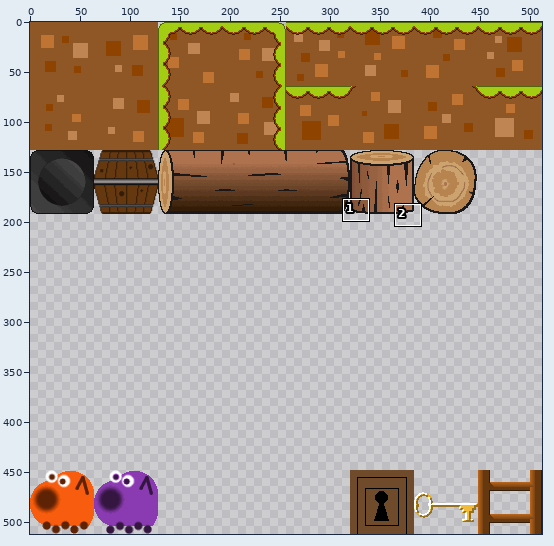
Sprite sheet: res/textures/level1.png. The picture above shows the old version from afar; the outline marks the close-up.
Close-up. The starting point:
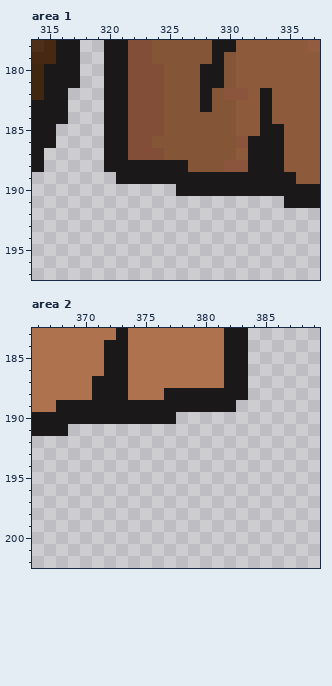
The file is 512x512 pixels. Pixels under 10% opacity are left out. Colours within 5 levels of each other are drawn and written as one. Shown: area 1: x 314..337, y 178..197; area 2: x 366..389, y 183..202. The commit also changed other parts of the picture, which this record leaves out.
New version:
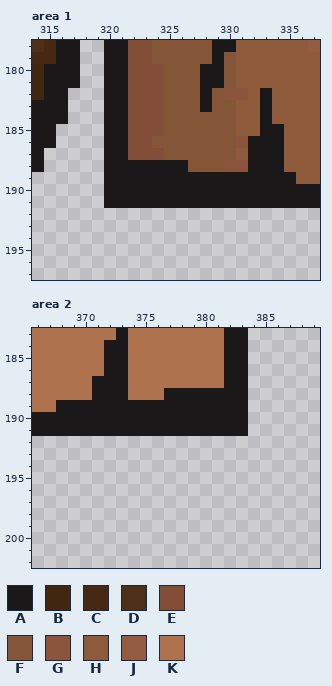
Palette (. is transparent): A #1a1818  B #412610  C #472913  D #4e2f17  E #824e38  F #855537  G #8b553d  H #8d5b3b  J #935c41  K #ae724e
What changed:
Changed rows in their new state; - is an unchanged pixel.
Area 1:
first column x 320:
189 A--------------
190 AAAAAA---------
191 AAAAAAAAAAAAAAA
Area 2:
first column x 369:
189 --------------A
190 ---------AAAAAA
191 AAAAAAAAAAAAAAA
Where, in picture pixels (left, top, right, bottom), the same in both close-ups:
added: (104, 172, 284, 208)
added: (68, 400, 248, 436)
